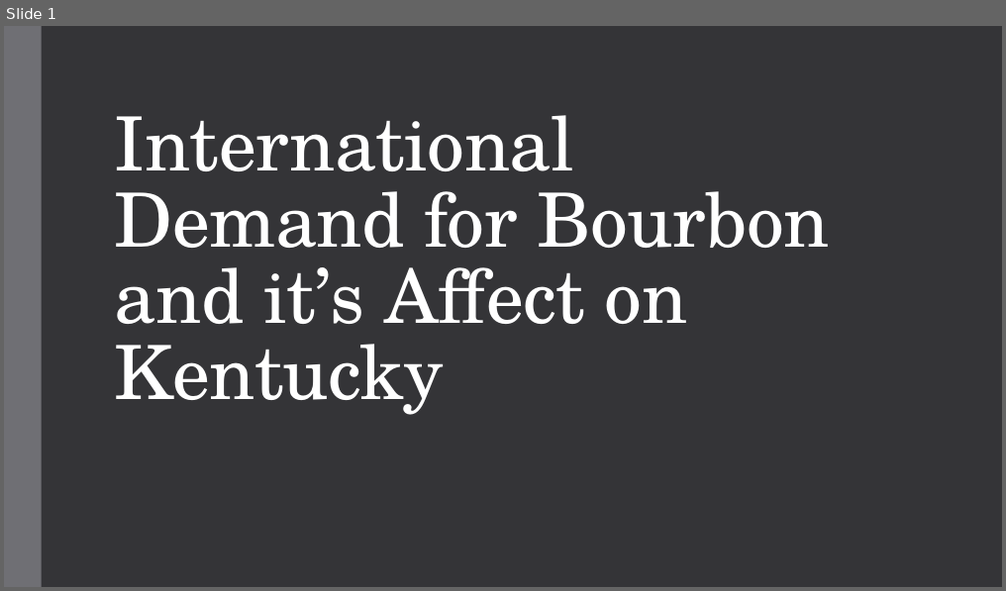
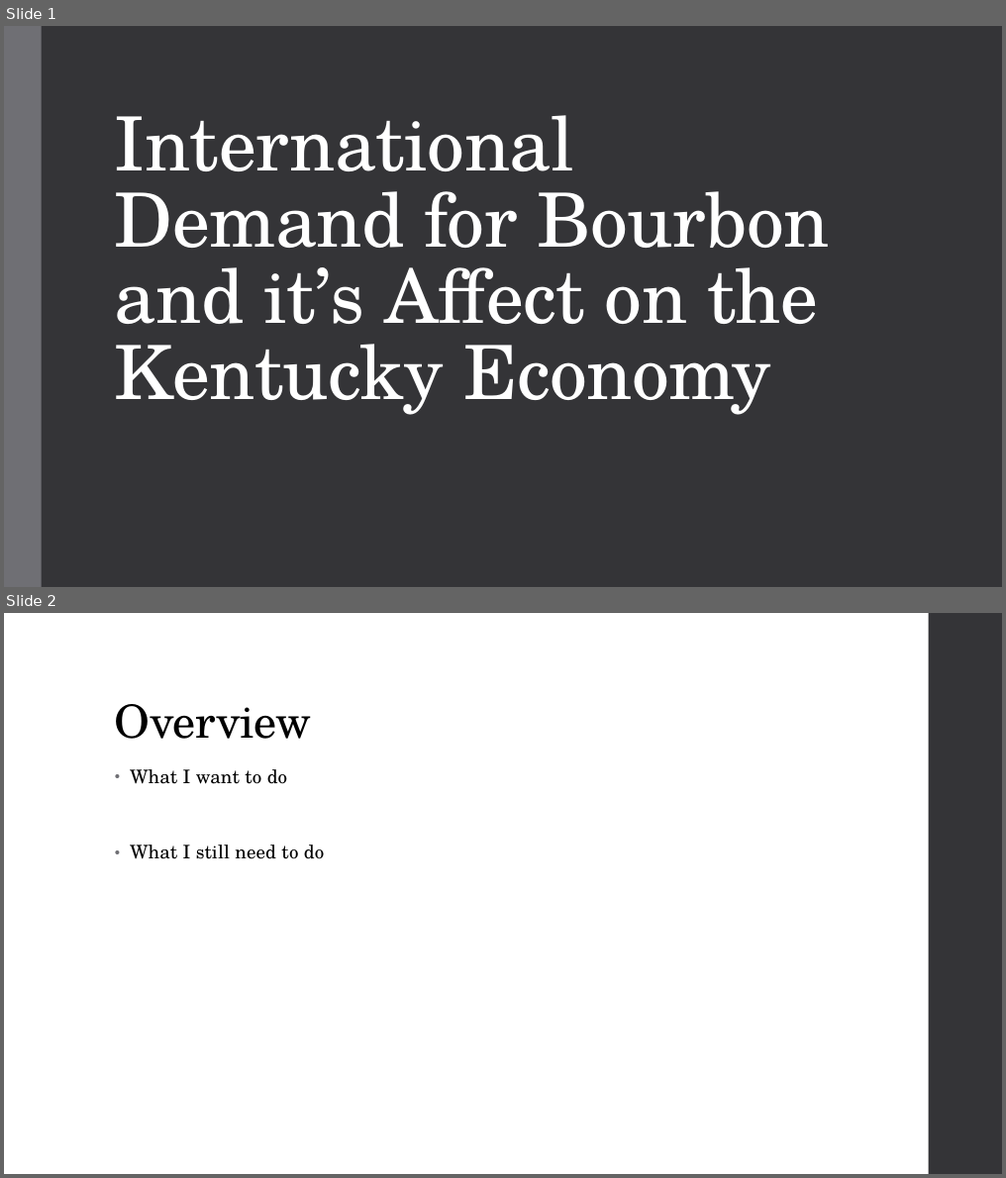
Before and after one commit to jblackett/ECON431ResearchPaper, a slide deck: Bourbon_Presentation.pptx. Shown one above the other, each under a label of ours: slide 1 before the commit, slides 1 and 2 after it. The pictures are 1006x591 and 1006x1178 pixels, drawn with LibreOffice and Linux fonts; fonts in the diff are those of the drawing. Boxes give left, top, right and bottom in pixels: in the first picture for what was removed or moved away, otherwise in the second. Text is boxed around its words. In the diff, an @@ line names an element or a change of style, - is before the commit and + after.

Commit message:
added overview slide

```diff
--- a/Bourbon_Presentation.pptx
+++ b/Bourbon_Presentation.pptx
@@ slide 2 added at <box>4,613,1002,1174</box>, background #FFFFFF @@
@@ rectangle added at <box>929,613,1002,1174</box>, fill #353537 @@
@@ title added at <box>115,704,311,739</box>, 44 pt, text #000000 @@
+Overview
@@ text added at <box>130,769,324,860</box>, 18 pt, text #000000 @@
+• What I want to do
+• What I still need to do
@@ slide 1 changed as well @@
@@ title at <box>115,115,830,415</box>: text changed @@
-International Demand for Bourbon and it’s Affect on Kentucky
+International Demand for Bourbon and it’s Affect on the Kentucky Economy
```
Also in this commit, not shown: 1 other slide added.
